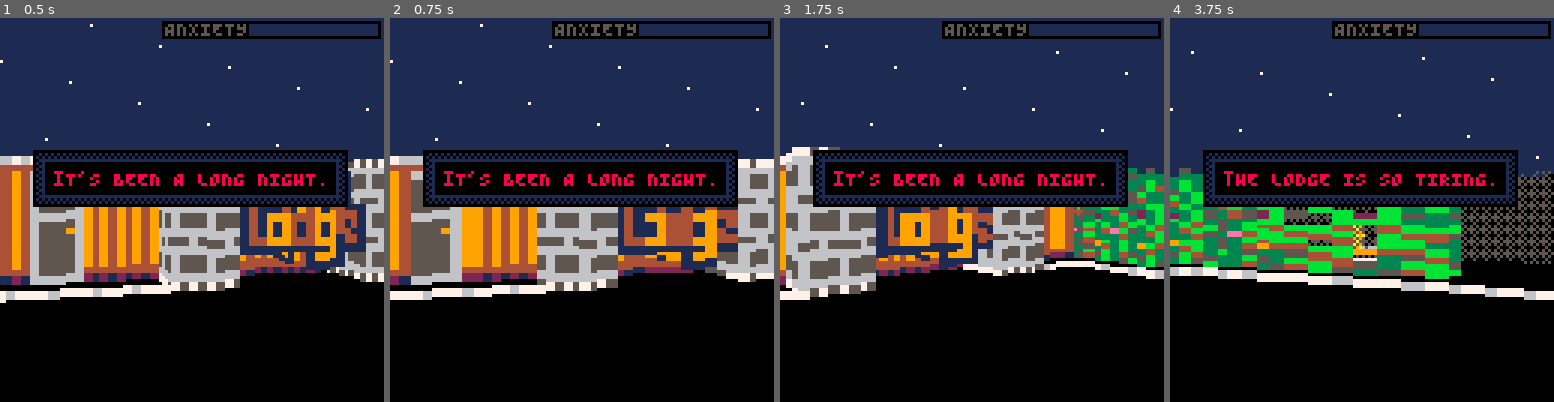
Above: before the commit, frames 1-4 (left to right).
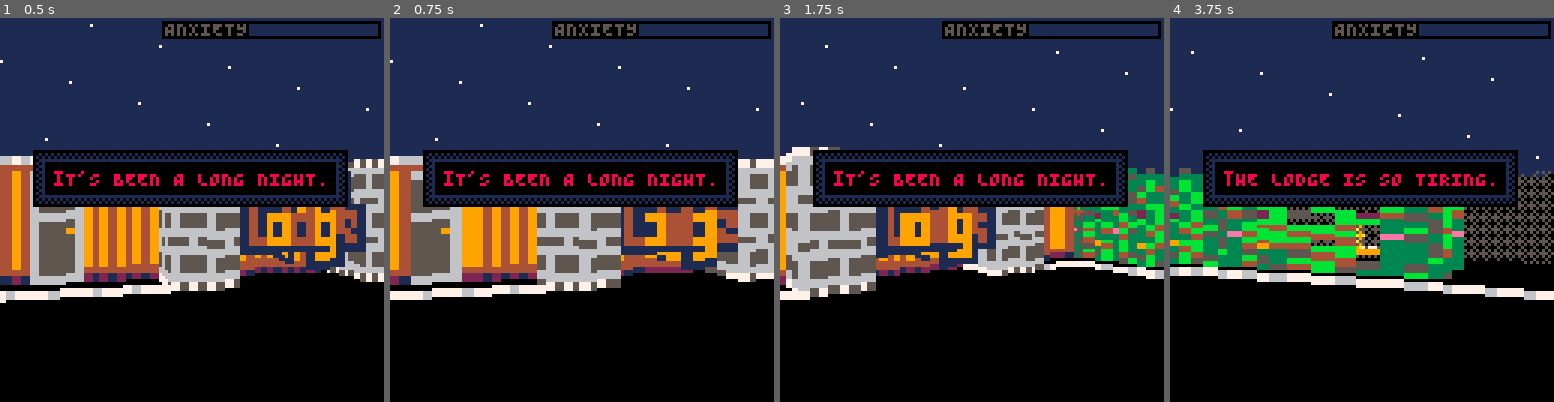
Above: after the commit, the same moments.

Repository: jcwilk/anx
Game: PICO-8 cartridge anx.p8
Same seed, same stepped clock (60 frames per second), same inputs: the game is played once before the commit and once after it.
Inputs:
- Up to frame 1 (0.5 s): tap X (X key) at 0.33 s
- Up to frame 2 (0.75 s): tap O (Z key) at 0.7 s
- Up to frame 3 (1.75 s): tap X (X key) at 1.07 s; hold Right from 1.6 s (still down); tap O (Z key) at 1.7 s
- Up to frame 4 (3.75 s): tap X (X key) at 1.85, 2.97 s; release Right at 2.1 s; tap O (Z key) every 0.4 s from 2.1 to 3.7 s; hold Up 2.15-2.42 s; hold Right 2.47-3.03 s; hold Left 3.08-3.58 s; hold Down from 3.63 s (still down)

Frame 1 is identical in both runs. In frame 2, 0.2% of the frame differs, in the area x 59-61%, y 49-71%; in frame 3, 0.3%; in frame 4, 4.0%, in the area x 25-77%, y 49-72%.

Commit message:
Add music and some sound fx

Diff:
--- a/anx.p8
+++ b/anx.p8
@@ -1425,6 +1421,8 @@
  mob_pos_map={}
  mob_round_map={}
  reset_mob_position_maps()
+
+ failed_blip_delaying=false
 end
 
 function draw_debug()
@@ -1706,11 +1704,18 @@
   return
  end
 
+ if is_panic_attack then
+  music(0,1000)
+ end
+
  is_panic_attack = false
 
  if current_anxiety >= 0 then
   current_anxiety-=.05+.005*current_anxiety
-  if current_anxiety < 0 then current_anxiety=0 end
+  if current_anxiety <= 0 then
+   music(-1,1000)
+   current_anxiety=0
+  end
  end
 end
 
@@ -1759,11 +1764,16 @@
 end
 
 function add_anxiety()
+ if current_anxiety <= 0 then
+  music(0)
+ end
+
  current_anxiety+=3
  if current_anxiety >= max_anxiety then
   current_anxiety = max_anxiety
 
   if not is_panic_attack then
+   music(1,1000)
    reset_anxiety_offsets()
    panic_attack_remaining = panic_attack_duration
   end
@@ -1952,6 +1962,7 @@
 end
 
 function add_coin()
+ play_pickup_blip()
  popup("fOUND A COIN!",30,10,true)
  coin_count+=1
 end
@@ -1960,29 +1971,48 @@
  coin_count=0
 end
 
+function play_pickup_blip()
+ sfx(4)
+end
+
+function play_failed_blip()
+ if not failed_blip_delaying then
+  sfx(5)
+  failed_blip_delaying = true
+  delays.make(function()
+   failed_blip_delaying=false
+  end, 2*30)
+ end
+end
+
 function add_key()
+ play_pickup_blip()
  popup("rECEIVED HOUSE KEY!",30,12,true)
  has_key=true
 end
 
 function fail_go_home()
+ play_failed_blip()
  popup("nEED THE KEY!",30,12,false,function()
-  popup("fIND IT AT THE LODGE",30,12)
+  popup("cHECK BEHIND THE LODGE",30,12,false,false,65)
  end,65)
 end
 
 function add_whisky()
+ play_pickup_blip()
  popup("pICKED UP WHISKY!",30,9,true)
  has_whisky=true
 end
 
 function fail_whisky()
+ play_failed_blip()
  popup("nOT ENOUGH COINS, NEED 5!",30,9,false,function()
-  popup("lOOK IN THE PARK",30,9)
+  popup("lOOK IN THE PARK",30,9,false,false,17)
  end,17)
 end
 
 function fail_steal_whisky()
+ play_failed_blip()
  popup("cAN'T LEAVE WITHOUT PAYING!",30,9,false,false,37)
 end
 
@@ -1991,8 +2021,9 @@
 end
 
 function fail_enter_lodge()
+ play_failed_blip()
  popup("byob! nO FREELOADERS!",30,9,false,function()
-  popup("bUY AT THE STORE",30,9)
+  popup("bUY AT THE STORE",30,9,false,false,16)
  end,16)
 end
 
--- a/main.lua
+++ b/main.lua
@@ -155,6 +155,8 @@
   mob_pos_map={}
   mob_round_map={}
   reset_mob_position_maps()
+
+  failed_blip_delaying=false
 end
 
 function draw_debug()
@@ -436,11 +438,18 @@
     return
   end
 
+  if is_panic_attack then
+    music(0,1000)
+  end
+
   is_panic_attack = false
 
   if current_anxiety >= 0 then
     current_anxiety-=.05+.005*current_anxiety
-    if current_anxiety < 0 then current_anxiety=0 end
+    if current_anxiety <= 0 then
+      music(-1,1000)
+      current_anxiety=0
+    end
   end
 end
 
@@ -489,11 +498,16 @@
 end
 
 function add_anxiety()
+  if current_anxiety <= 0 then
+    music(0)
+  end
+
   current_anxiety+=3
   if current_anxiety >= max_anxiety then
     current_anxiety = max_anxiety
 
     if not is_panic_attack then
+      music(1,1000)
       reset_anxiety_offsets()
       panic_attack_remaining = panic_attack_duration
     end
@@ -682,6 +696,7 @@
 end
 
 function add_coin()
+  play_pickup_blip()
   popup("fOUND A COIN!",30,10,true)
   coin_count+=1
 end
@@ -690,29 +705,48 @@
   coin_count=0
 end
 
+function play_pickup_blip()
+  sfx(4)
+end
+
+function play_failed_blip()
+  if not failed_blip_delaying then
+    sfx(5)
+    failed_blip_delaying = true
+    delays.make(function()
+      failed_blip_delaying=false
+    end, 2*30)
+  end
+end
+
 function add_key()
+  play_pickup_blip()
   popup("rECEIVED HOUSE KEY!",30,12,true)
   has_key=true
 end
 
 function fail_go_home()
+  play_failed_blip()
   popup("nEED THE KEY!",30,12,false,function()
-    popup("fIND IT AT THE LODGE",30,12)
+    popup("cHECK BEHIND THE LODGE",30,12,false,false,65)
   end,65)
 end
 
 function add_whisky()
+  play_pickup_blip()
   popup("pICKED UP WHISKY!",30,9,true)
   has_whisky=true
 end
 
 function fail_whisky()
+  play_failed_blip()
   popup("nOT ENOUGH COINS, NEED 5!",30,9,false,function()
-    popup("lOOK IN THE PARK",30,9)
+    popup("lOOK IN THE PARK",30,9,false,false,17)
   end,17)
 end
 
 function fail_steal_whisky()
+  play_failed_blip()
   popup("cAN'T LEAVE WITHOUT PAYING!",30,9,false,false,37)
 end
 
@@ -721,8 +755,9 @@
 end
 
 function fail_enter_lodge()
+  play_failed_blip()
   popup("byob! nO FREELOADERS!",30,9,false,function()
-    popup("bUY AT THE STORE",30,9)
+    popup("bUY AT THE STORE",30,9,false,false,16)
   end,16)
 end
 
Not shown, changed: the thumbnail (__label__) section of anx.p8
Not shown, changed: the music (__music__) section of anx.p8
Not shown, changed: the sound effects (__sfx__) section of anx.p8
